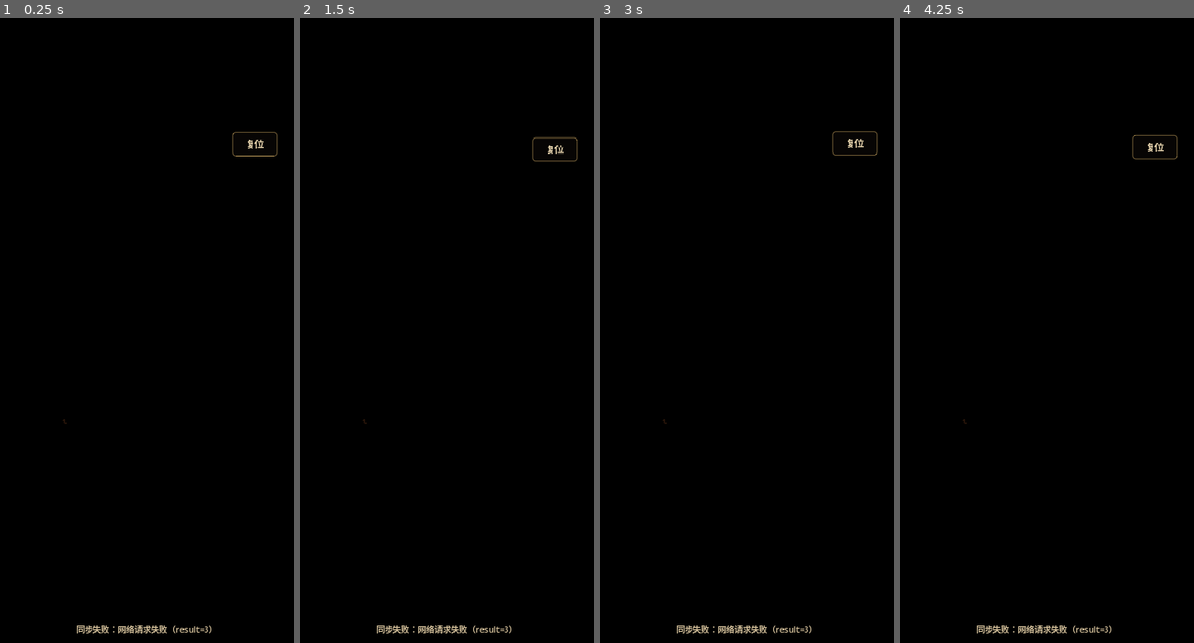
Above: before the commit, frames 1-4 (left to right).
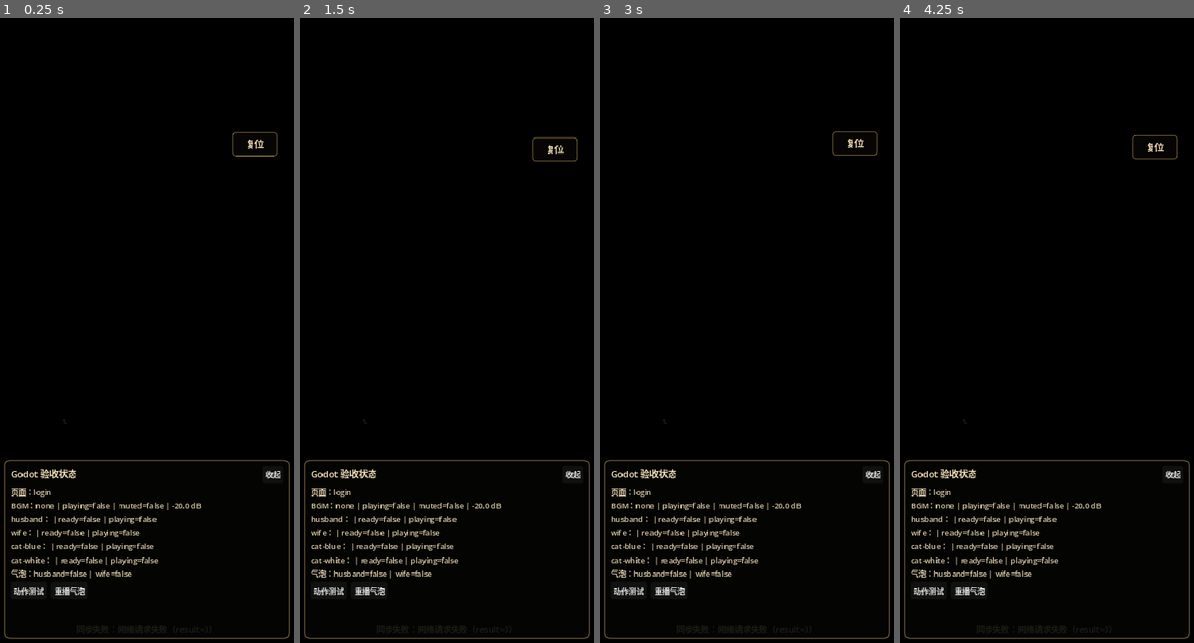
Above: after the commit, the same moments.

Repository: a1040060844/laoniu-husband-client
Game: Godot game, scene res://scenes/main.tscn
Two runs of this game, one before a commit and one after it. Both use one fixed random seed, a clock stepped at 60 frames per second and the inputs below.
Inputs (mouse positions are in pixels of both pictures, inside the frame that each line leads up to):
- Up to frame 1 (0.25 s): no input
- Up to frame 2 (1.5 s): click (376, 605) at 0.5 s; click (376, 605) at 1.27 s
- Up to frame 3 (3 s): click (676, 605) at 2.02 s; click (676, 599) at 2.77 s
- Up to frame 4 (4.25 s): click (976, 605) at 3.52 s

The runs differ from the first frame. In frame 1, 3.0% of the frame differs, in the area x 1-99%, y 70-100%; in frame 2, 3.0%; in frame 3, 3.0%; in frame 4, 3.0%.

Commit message:
feat: register debug validation overlay

Diff:
--- a/godot-wechat/project.godot
+++ b/godot-wechat/project.godot
@@ -23,6 +23,7 @@
 TaskReturnGesture="*res://src/task_return_gesture.gd"
 HusbandAudioController="*res://src/husband_audio_controller.gd"
 HusbandQuickControls="*res://src/husband_quick_controls.gd"
+ValidationDebugOverlay="*res://src/validation_debug_overlay.gd"
 
 [display]
 window/size/viewport_width=390
